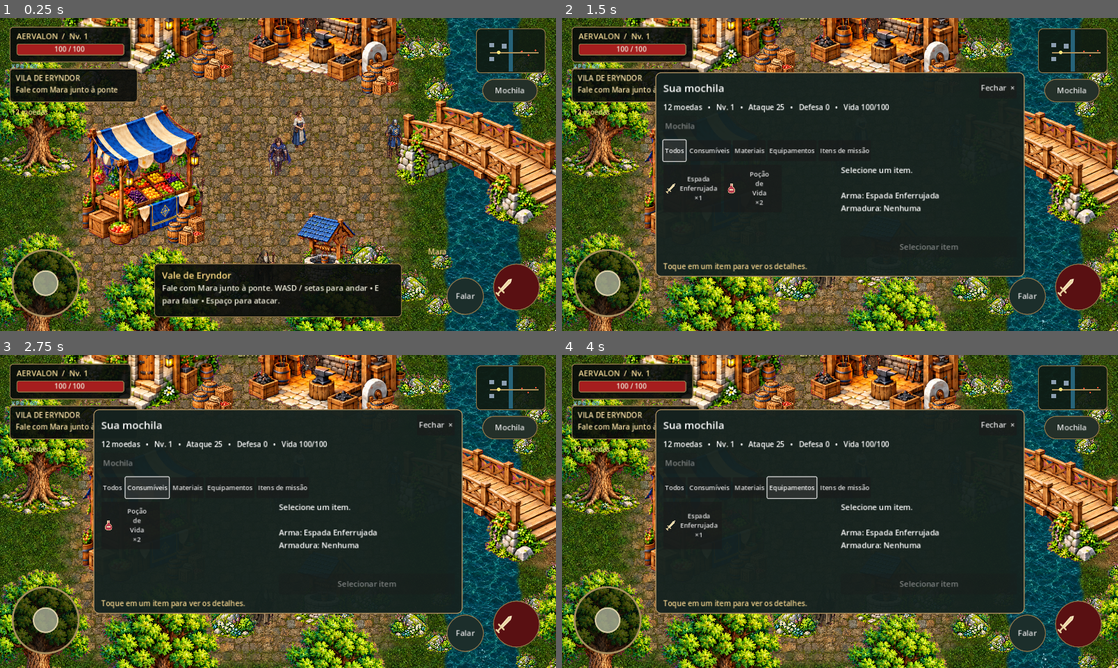
Above: before the commit, frames 1-4 (two rows, left to right).
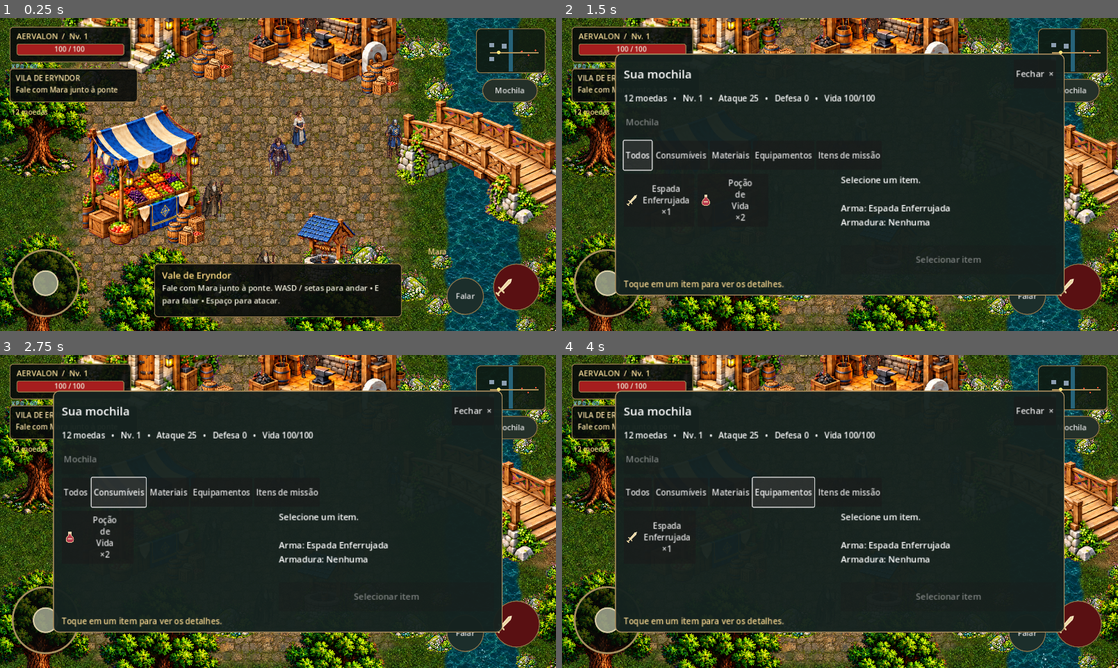
Above: after the commit, the same moments.

Repository: Surgaj/Aervalon
Game: Godot game, scene res://scenes/world/eryndor.tscn
Two runs of this game, one before a commit and one after it. Both use one fixed random seed, a clock stepped at 60 frames per second and the inputs below.
Inputs:
- Up to frame 1 (0.25 s): no input
- Up to frame 2 (1.5 s): click "Mochila" at 0.5 s; click "Todos" at 1.25 s
- Up to frame 3 (2.75 s): click "Consumíveis" at 2 s
- Up to frame 4 (4 s): click "Materiais" at 2.75 s; click "Equipamentos" at 3.5 s

The runs differ from the first frame. In frame 1, 8.8% of the frame differs, in the area x 0-100%, y 14-100%; in frame 2, 30%, in the area x 0-100%, y 11-100%; in frame 3, 30%; in frame 4, 30%.

Commit message:
fix: enlarge mobile inventory and verify contextual merchant and smith controls

Diff:
--- a/scripts/eryndor.gd
+++ b/scripts/eryndor.gd
@@ -38,7 +38,7 @@
 	player.health = player.max_health
 	spawn_npc("Mara","mara",Vector2(650,540),25)
 	spawn_npc("Borin, o ferreiro","borin",Vector2(670,339),0)
-	spawn_npc("Nilo, mercador","merchant",Vector2(455,660),0)
+	spawn_npc("Nilo, mercador","merchant",Vector2(490,665),0)
 	spawn_npc("Eldric","eldric",Vector2(585,795),20)
 	spawn_npc("Guarda de Eryndor","guard",Vector2(827,560),35)
 	spawn_npc("Galinha","hen",Vector2(440,530),40)
@@ -84,7 +84,7 @@
 		qa_clock += delta
 		if qa_clock>0.1:
 			qa_clock = 0
-			var state = {"position":[player.position.x,player.positio …(385 unchanged characters)… :rpg.equipment,"inventory":rpg.inventory}
+			var state = {"position":[player.position.x,player.positio …(385 unchanged characters)… :rpg.equipment,"inventory":rpg.inventory,"shop":shop,"buttons":hud.inventory_panel.qa_buttons()}
 			JavaScriptBridge.eval("document.querySelector('canvas').dataset.aervalon="+JSON.stringify(JSON.stringify(state)), true)
 func interact_nearby():
 	if player.death_time>0 or modal_open: return
--- a/scripts/inventory_panel.gd
+++ b/scripts/inventory_panel.gd
@@ -50,7 +50,7 @@
 	column.add_child(categories)
 	for title in ["Todos","Consumíveis","Materiais","Equipamentos","Itens de missão"]:
 		var button = make_button(title)
-		button.add_theme_font_size_override("font_size",15)
+		button.add_theme_font_size_override("font_size",17)
 		button.pressed.connect(func(): category=title; selected=""; refresh())
 		categories.add_child(button)
 	var body = HBoxContainer.new()
@@ -89,7 +89,7 @@
 func make_button(text: String) -> Button:
 	var button = Button.new()
 	button.text = text
-	button.custom_minimum_size.y = 48
+	button.custom_minimum_size.y = 60
 	button.add_theme_font_size_override("font_size",18)
 	return button
 func open(shop_id := ""):
@@ -98,7 +98,7 @@
 	mode = "Comprar" if shop!="" else "Mochila"
 	category = "Todos"
 	selected = ""
-	feedback.text = "Toque em um item para ver os detalhes."
+	feedback.text = "Borin: uma boa lâmina faz diferença." if shop=="borin" else ("Nilo: provisões para a estrada, viajante?" if shop=="merchant" else "Toque em um item para ver os detalhes.")
 	world.modal_open = true
 	world.player.set_touch_direction(Vector2.ZERO)
 	world.player.attack_time = 0
@@ -131,7 +131,7 @@
 		button.icon = load("res://assets/aervalon/ui/"+item.icon+".svg")
 		button.expand_icon = true
 		button.add_theme_constant_override("icon_max_width",26)
-		button.add_theme_font_size_override("font_size",15)
+		button.add_theme_font_size_override("font_size",17)
 		button.custom_minimum_size = Vector2(120,110)
 		button.size_flags_horizontal = Control.SIZE_EXPAND_FILL
 		button.pressed.connect(func(): selected=id; refresh_detail())
@@ -158,3 +158,12 @@
 	else: feedback.text=world.use_item(selected)
 	world.persist()
 	refresh()
+
+func qa_buttons() -> Dictionary:
+	var result := {}
+	if not visible: return result
+	for button in find_children("*","Button",true,false):
+		if button.is_visible_in_tree() and not button.disabled:
+			var point = button.get_global_rect().get_center()
+			result[button.text] = [point.x,point.y]
+	return result
--- a/scripts/mobile_controls.gd
+++ b/scripts/mobile_controls.gd
@@ -119,8 +119,10 @@
 	portrait_warning.position = size*0.5-Vector2(190,47)
 	portrait_warning.visible = size.y>size.x
 	inventory_button.position = Vector2(size.x-170,140)
-	inventory_panel.size = Vector2(minf(850,size.x-100),minf(470,size.y-64))
-	inventory_panel.position = (size-inventory_panel.size)*0.5
+	var ui_scale = clampf(size.x/1150.0,1.0,1.35)
+	inventory_panel.scale = Vector2.ONE*ui_scale
+	inventory_panel.size = Vector2(minf(930,(size.x-64)/ui_scale),minf(500,(size.y-64)/ui_scale))
+	inventory_panel.position = (size-inventory_panel.size*ui_scale)*0.5
 	joystick.queue_redraw()
 func open_inventory(shop_id := ""):
 	if world.player.death_time>0: return
--- a/scripts/world_art_v2.gd
+++ b/scripts/world_art_v2.gd
@@ -39,6 +39,11 @@
 	for point in [Vector2(150,270),Vector2(155,600),Vector2(150,940),Vector2(380,980),Vector2(700,1010),Vector2(820,265),V …(251 unchanged characters)…
 		var width = variation.randf_range(188,236)
 		var tree = prop("tree",point+Vector2(variation.randf_range(-16,16),variation.randf_range(-10,10)),width,Vector2(27,24))
+		var cutout = Shader.new()
+		cutout.code = "shader_type canvas_item; void fragment(){ vec4 c=texture(TEXTURE,UV)*COLOR; if(UV.y>0.72 && (UV.x<0.02 || UV.x>0.95)){c.a=0.0;} COLOR=c; }"
+		var tree_mat = ShaderMaterial.new()
+		tree_mat.shader = cutout
+		tree.material = tree_mat
 		tree.flip_h = variation.randf()>0.5
 		tree.modulate = Color(variation.randf_range(0.90,1.0),variation.randf_range(0.92,1.0),variation.randf_range(0.88,1.0))
 		trees.append(tree)
Not shown, changed: .github/workflows/deploy-web.yml
Not shown, changed: tests/browser/smoke.cjs
